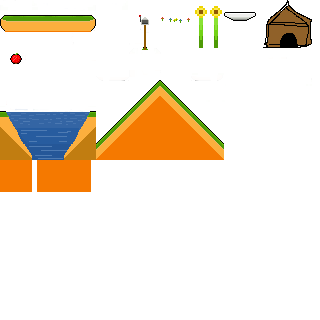
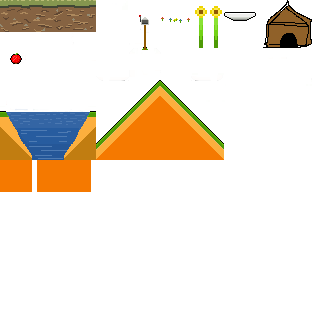
Layer changes from the first 320 x 320 image to the second:
painted on "tilesheet.png" over [0, 0, 96, 32]
